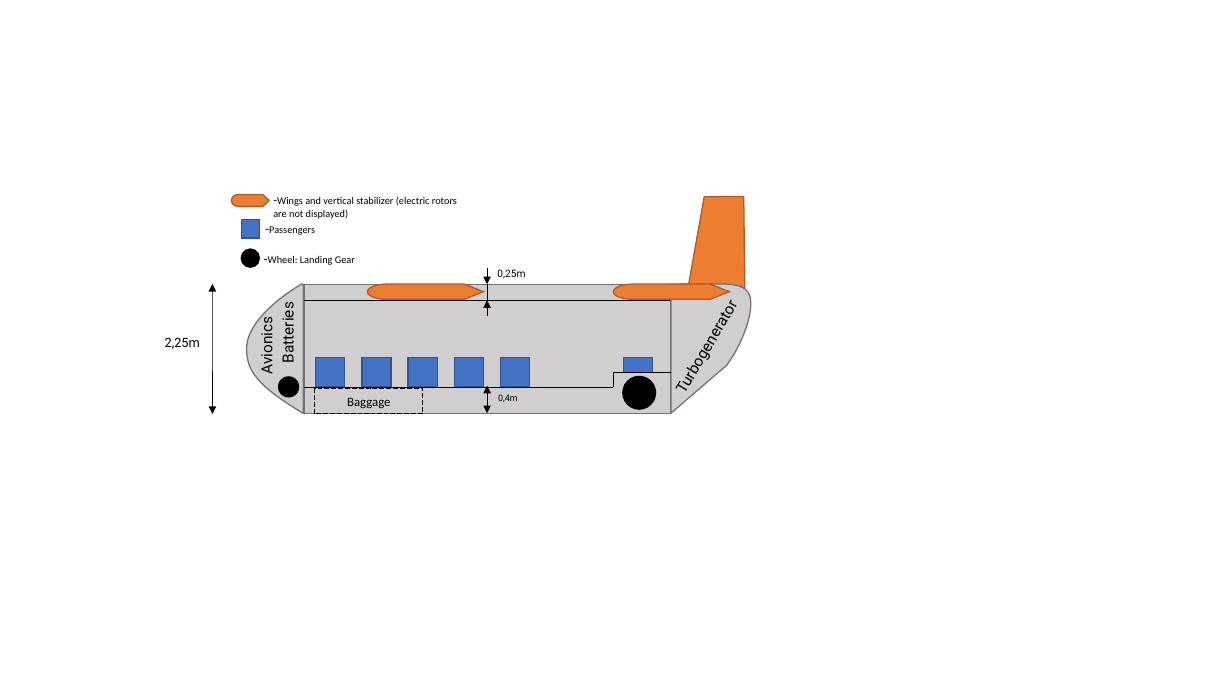
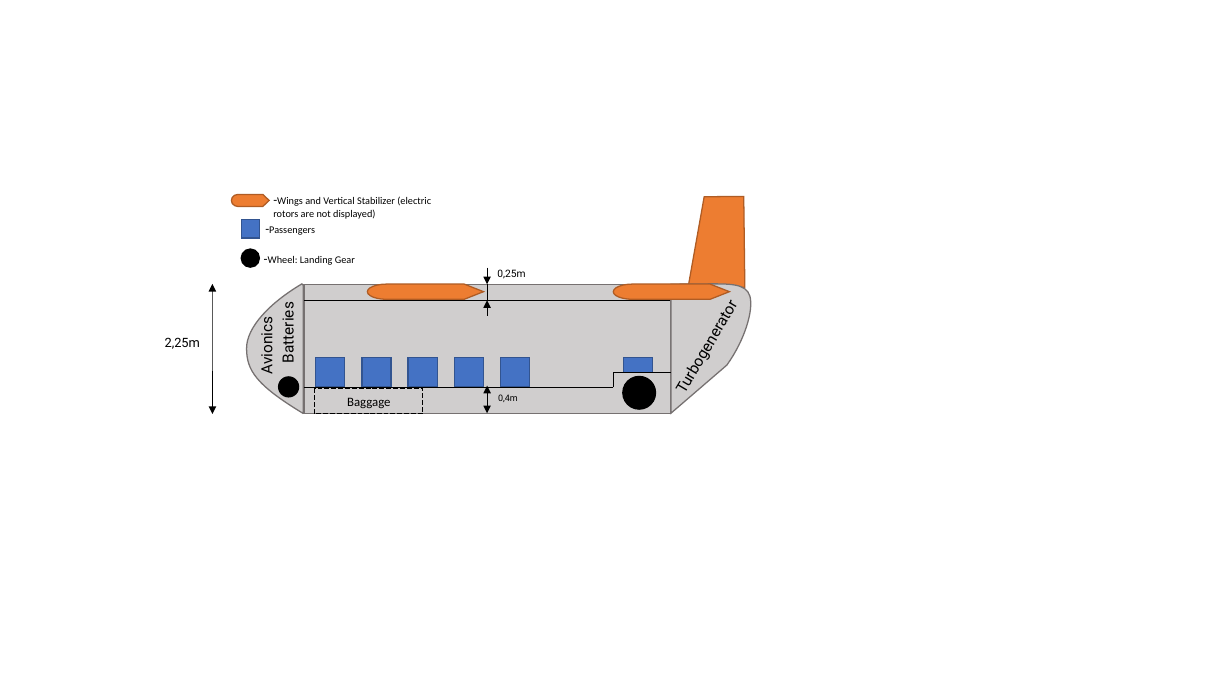
Before and after one commit to JoseMedeiro/ProjetoIntegrador, a slide deck: slide 3 of DesignDeAltoNivel.pptx. Drawn at 1232x693 pixels with LibreOffice and Linux fonts; fonts in the diff are those of the drawing. Boxes give left, top, right and bottom in pixels: in the first picture for what was removed or moved away, otherwise in the second. Text is boxed around its words. In the diff, an @@ line names an element or a change of style, - is before the commit and + after.

Commit message:
Ligeira correção

```diff
--- a/DesignDeAltoNivel.pptx
+++ b/DesignDeAltoNivel.pptx
@@ text at (273,196,431,219): text changed @@
--Wings and vertical stabilizer (electric rotors are not displayed)
+-Wings and Vertical Stabilizer (electric rotors are not displayed)
```
